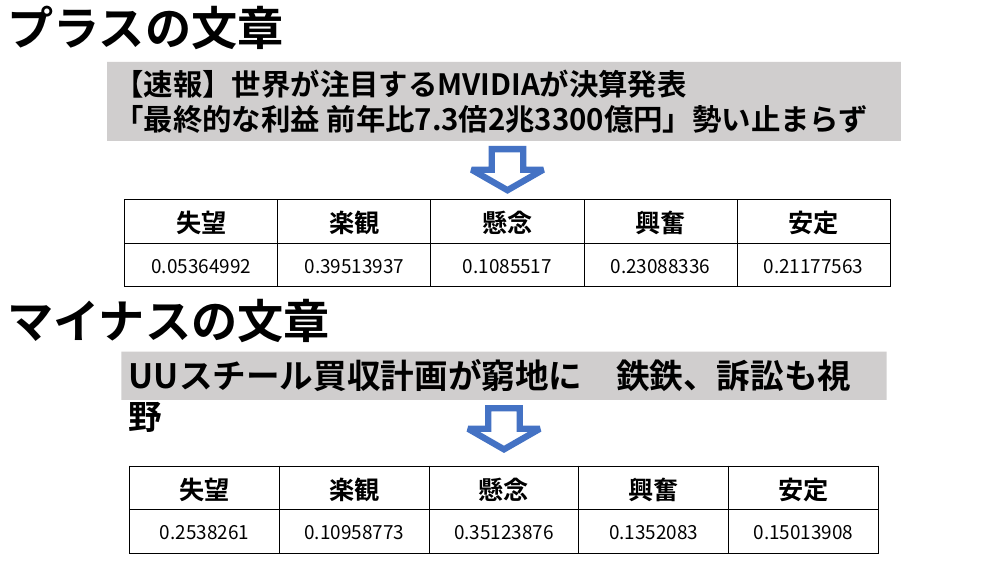
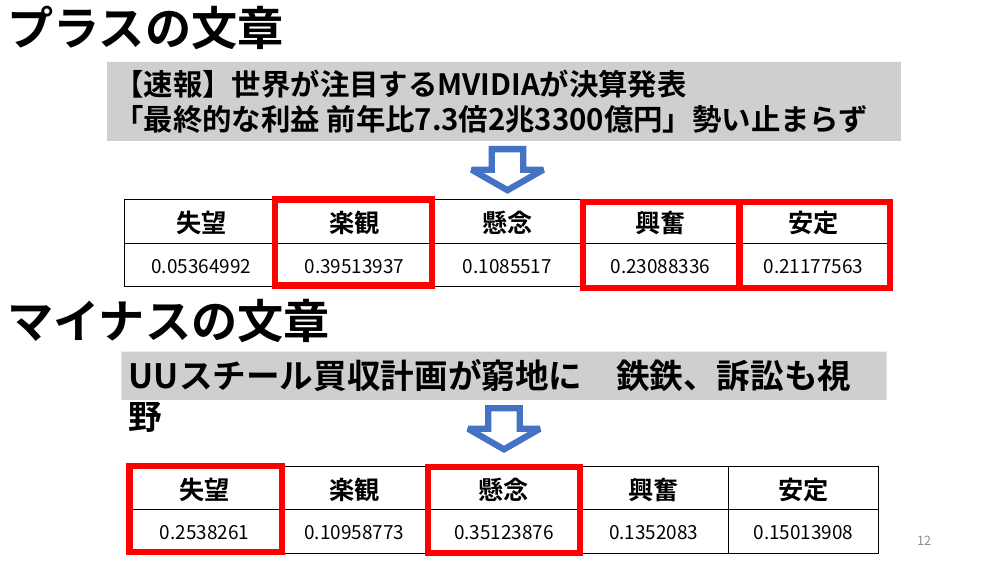
Before and after one commit to ryoww/PBL_stock, a slide deck: slide 12 of 最終報告.pptx (slide 23 before the commit). Drawn at 1008x567 pixels with LibreOffice and Linux fonts; fonts in the diff are those of the drawing. Boxes give left, top, right and bottom in pixels: in the first picture for what was removed or moved away, otherwise in the second. Text is boxed around its words. In the diff, an @@ line names an element or a change of style, - is before the commit and + after.

```diff
--- a/最終報告.pptx
+++ b/最終報告.pptx
@@ rectangle added at [275,200,433,286], outline #FF0000 6 pt @@
@@ rectangle added at [583,202,740,288], outline #FF0000 6 pt @@
@@ rectangle added at [740,202,890,288], outline #FF0000 6 pt @@
@@ rectangle added at [129,467,281,553], outline #FF0000 6 pt @@
@@ rectangle added at [428,467,580,554], outline #FF0000 6 pt @@
@@ page number added at [917,536,931,545], 12 pt, text #8C8C8C @@
+12
```
Also in this commit, not shown: 22 other slides changed, 4 slides added, 2 slides removed, 1 other file.
